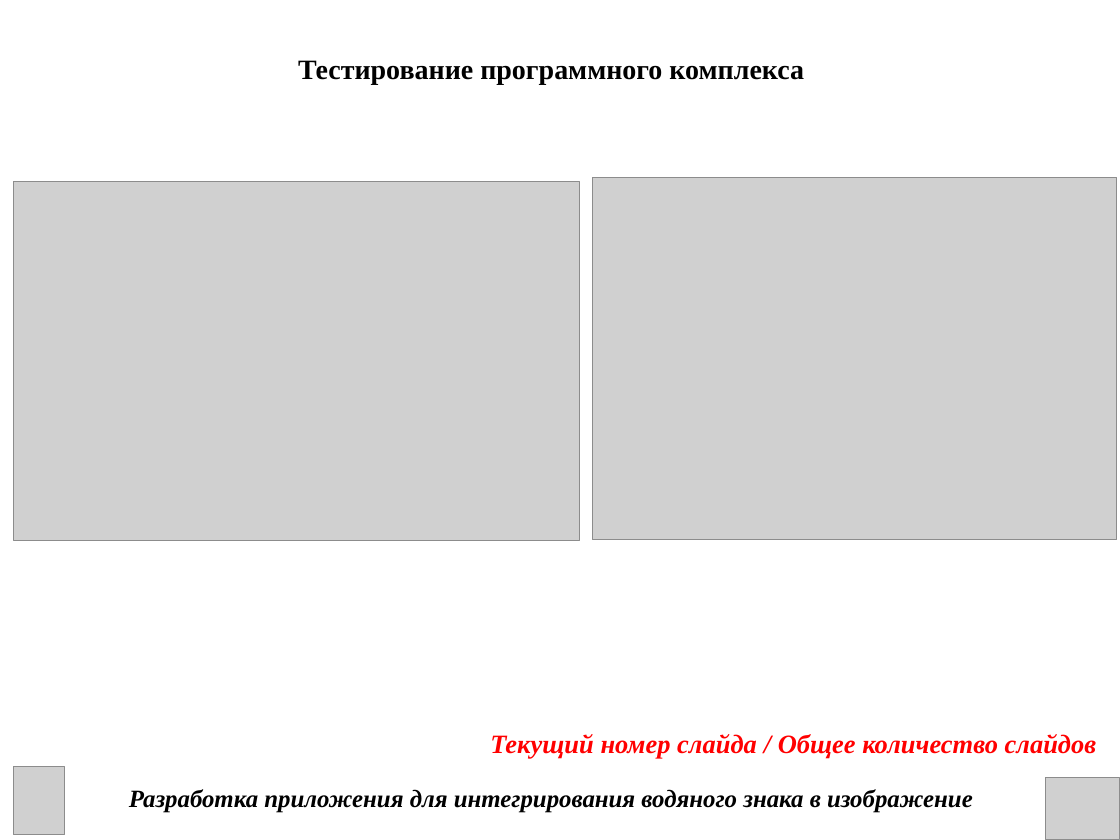
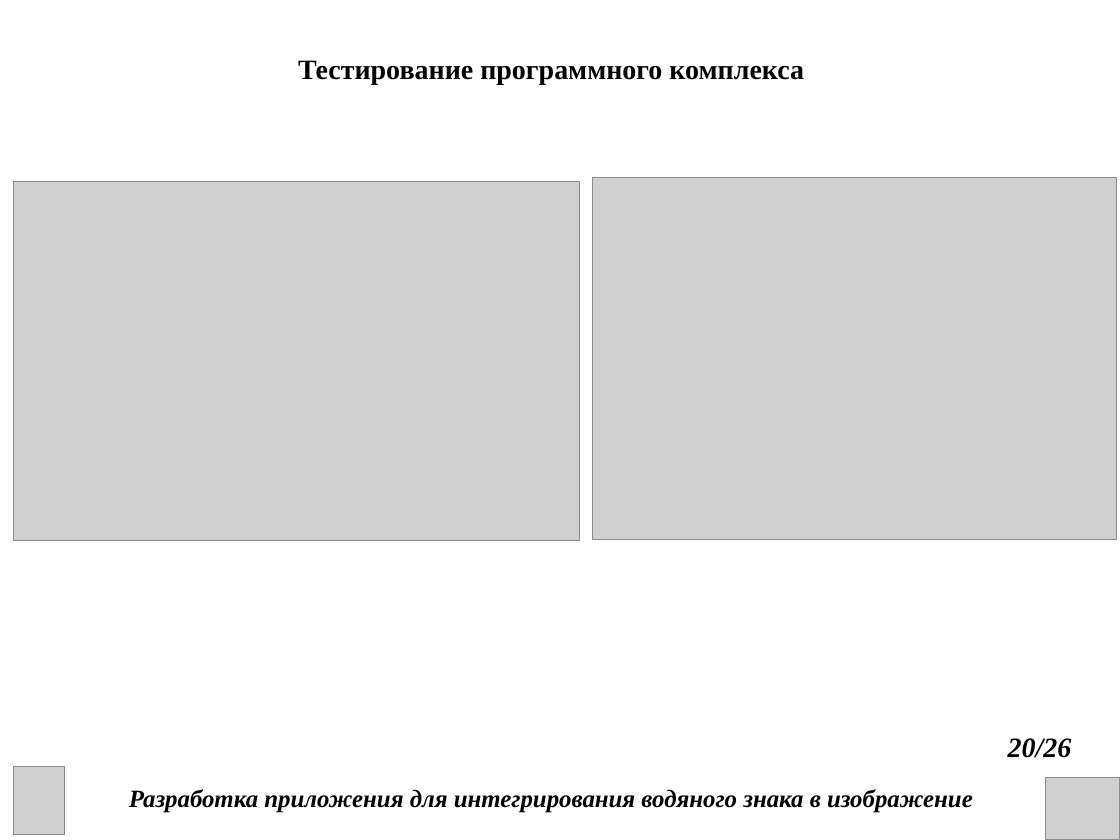
Before and after one commit to DanChoys1/DanChoys, a slide deck: slide 20 of КП презентация.ppt. Drawn at 1120x840 pixels with LibreOffice and Linux fonts; fonts in the diff are those of the drawing; grey boxes stand for pictures. Boxes give left, top, right and bottom in pixels: in the first picture for what was removed or moved away, otherwise in the second. Text is boxed around its words. In the diff, an @@ line names an element or a change of style, - is before the commit and + after.

```diff
--- a/КП презентация.ppt
+++ b/КП презентация.ppt
@@ text removed at (490,734,1096,759) @@
-Текущий номер слайда / Общее количество слайдов
@@ text added at (1008,738,1072,758), 18 pt, text #000000, bold, italic @@
+20/26
```
Also in this commit, not shown: 21 other slides changed, 4 slides added, 1 slide removed, 1 other file.
